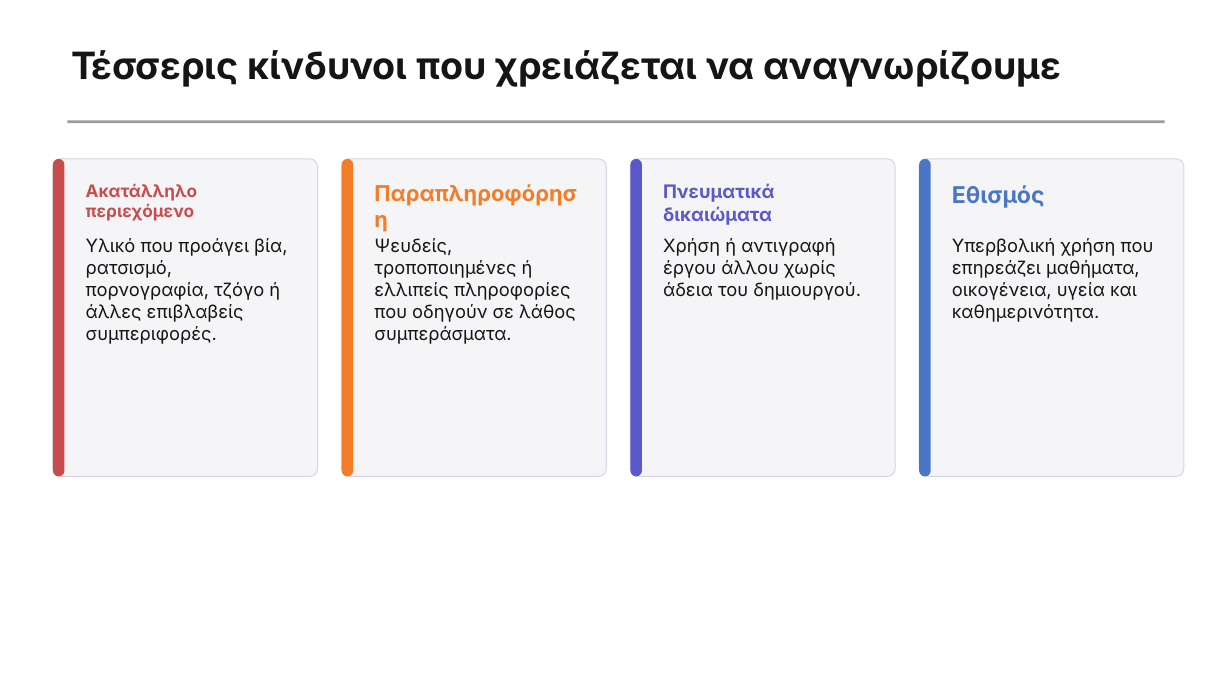
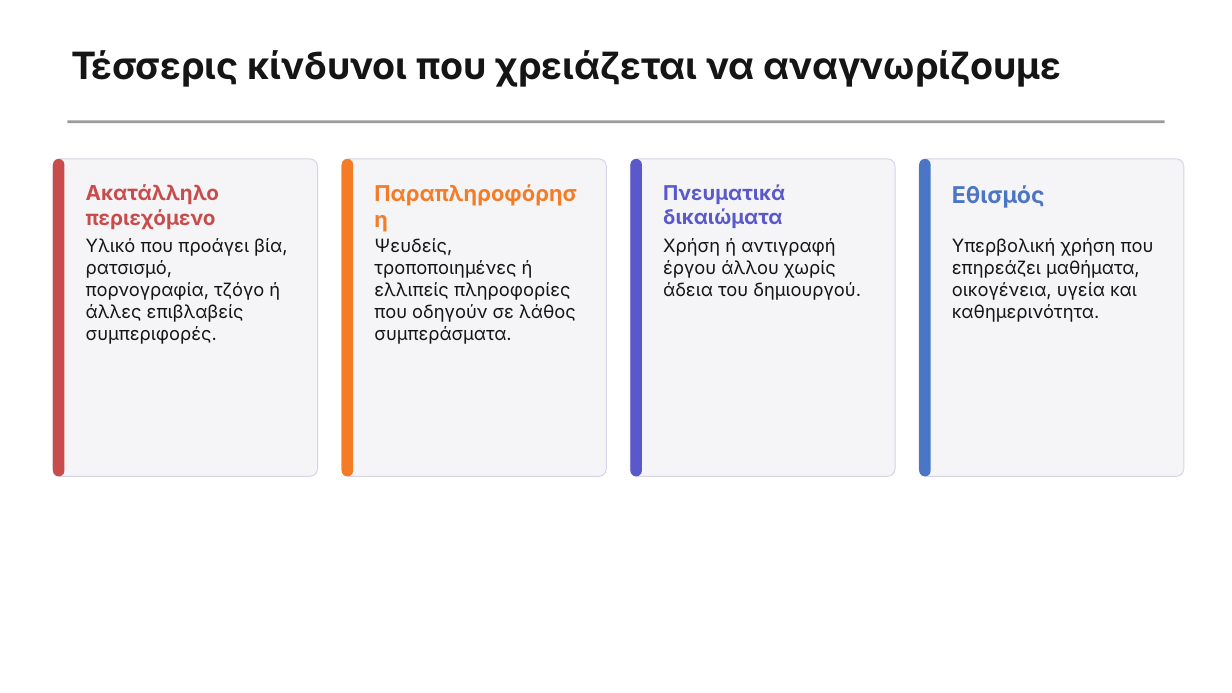
Before and after one commit to aristos32/education, a slide deck: slide 2 of schools-presentations/A Gymnasiou/A5.3 Μ2 - Κίνδυνοι στο Διαδίκτυο.pptx. Drawn at 1232x693 pixels with LibreOffice and Linux fonts; fonts in the diff are those of the drawing. Boxes give left, top, right and bottom in pixels: in the first picture for what was removed or moved away, otherwise in the second. Text is boxed around its words. In the diff, an @@ line names an element or a change of style, - is before the commit and + after.

```diff
--- a/schools-presentations/A Gymnasiou/A5.3 Μ2 - Κίνδυνοι στο Διαδίκτυο.pptx
+++ b/schools-presentations/A Gymnasiou/A5.3 Μ2 - Κίνδυνοι στο Διαδίκτυο.pptx
@@ text "Ακατάλληλο περιεχόμενο" at (86,184,219,229): size 13.4 to 16.1 pt @@
@@ text "Πνευματικά δικαιώματα" at (663,184,785,228): size 14.5 to 15.9 pt @@
```
Also in this commit, not shown: 3 other slides changed, 39 other files.
